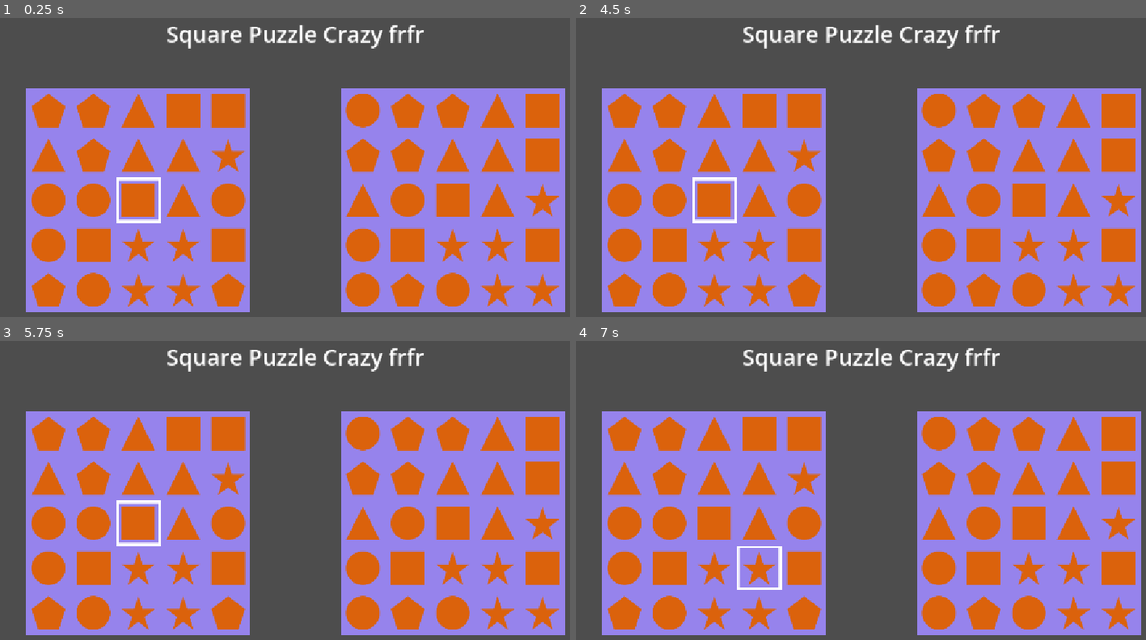
Above: before the commit, frames 1-4 (two rows, left to right).
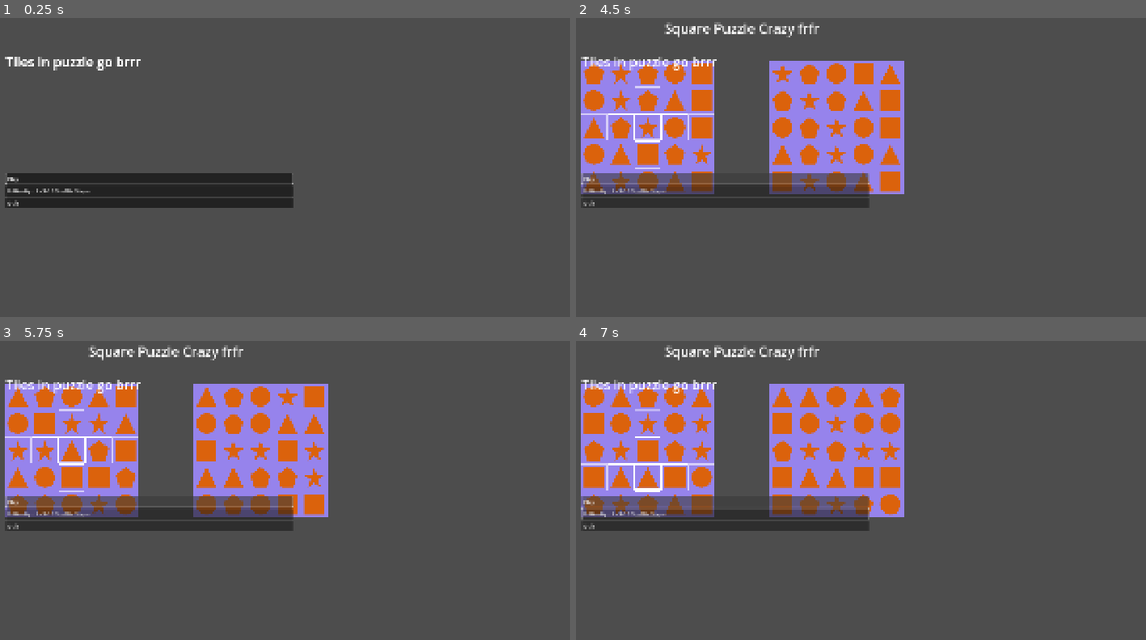
Above: after the commit, the same moments.

Repository: V3NCO/Arcade-Puzzle
Game: Godot game, scene res://Scenes/SceneManager.tscn
Two runs of this game, one before a commit and one after it. Both use one fixed random seed, a clock stepped at 60 frames per second and the inputs below. Before the commit the project starts from res://Scenes/Ingame_Menu.tscn.
Inputs (mouse positions are in pixels of both pictures, inside the frame that each line leads up to):
- Up to frame 1 (0.25 s): no input
- Up to frame 2 (4.5 s): click (724, 191) at 0.5 s, where only the run after the commit has a clickable "Difficulty : 1 - 3-15 Shuffle…"; click (724, 191) at 1.25 s, where only the run after the commit has a clickable "Difficulty : 2 - 15-25 Shuffl…"; click (724, 191) at 2 s, where only the run after the commit has a clickable "Difficulty : 3 - 25-50 Shuffl…"; click (724, 191) at 2.75 s, where only the run after the commit has a clickable "Difficulty : 4 - 50-100 Shuff…"; click (724, 191) at 3.5 s, where only the run after the commit has a clickable "Difficulty : 5 - 200-1000 Shu…"; click (724, 179) at 4.25 s, where only the run after the commit has a clickable "Play"
- Up to frame 3 (5.75 s): click (148, 502) at 5 s, where only the run after the commit has a clickable "Play"
- Up to frame 4 (7 s): tap Enter at 5.75 s; hold Right (move_cursor_right) 5.78-6.53 s; tap Space at 6.5 s; hold Down (move_cursor_down) from 6.53 s (still down)

The runs differ from the first frame. In frame 1, 62% of the frame differs, in the area x 0-100%, y 2-99%; in frame 2, 67%, in the area x 0-100%, y 1-99%; in frame 3, 67%; in frame 4, 67%.

Commit message:
Broken stuff

Diff:
--- a/Scenes/Ingame_Menu.tscn
+++ b/Scenes/Ingame_Menu.tscn
@@ -1,6 +1,7 @@
-[gd_scene load_steps=7 format=3 uid="uid://bum60vuk0axb6"]
+[gd_scene load_steps=8 format=3 uid="uid://bum60vuk0axb6"]
 
-[ext_resource type="Script" uid="uid://dkjc8gnlc0g6i" path="res://Scenes/cursor.gd" id="1_322e4"]
+[ext_resource type="Script" uid="uid://dkjc8gnlc0g6i" path="res://Scripts/cursor.gd" id="1_322e4"]
+[ext_resource type="Script" uid="uid://b3q0wtnur1hlr" path="res://Scripts/ingame_menu.gd" id="1_i5q0d"]
 [ext_resource type="TileSet" uid="uid://cjuhwb3yscdf4" path="res://TileSet/tilescrazy.tres" id="1_mrwon"]
 [ext_resource type="TileSet" uid="uid://v6jcm16cqd11" path="res://TileSet/tiles_select.tres" id="1_q1ltg"]
 [ext_resource type="Script" uid="uid://exwn140fa7is" path="res://Scripts/tile_map_layer.gd" id="2_mrwon"]
@@ -11,6 +12,7 @@
 font_size = 40
 
 [node name="Node2D" type="Node2D"]
+script = ExtResource("1_i5q0d")
 
 [node name="Control" type="Control" parent="."]
 layout_mode = 3
@@ -69,5 +71,6 @@
 tile_set = ExtResource("1_mrwon")
 script = ExtResource("2_mrwon")
 
+[connection signal="start_game" from="." to="Display" method="_on_start_game"]
 [connection signal="grid_horizontal" from="Cursor" to="Display" method="_on_move_grid_horizontal"]
 [connection signal="grid_vertical" from="Cursor" to="Display" method="_on_move_grid_vertical"]
--- /dev/null
+++ b/Scenes/Menu.tscn
@@ -0,0 +1,69 @@
+[gd_scene load_steps=3 format=3 uid="uid://cc3andqk6n1vm"]
+
+[ext_resource type="Script" uid="uid://c5m5f2lm5quv4" path="res://Scripts/play_button.gd" id="1_3kf3n"]
+[ext_resource type="Script" uid="uid://b03t0ssmatd7r" path="res://Scripts/menu.gd" id="1_syfuq"]
+
+[node name="Control" type="Control"]
+layout_mode = 3
+anchors_preset = 15
+anchor_right = 1.0
+anchor_bottom = 1.0
+grow_horizontal = 2
+grow_vertical = 2
+
+[node name="MarginContainer" type="MarginContainer" parent="."]
+layout_mode = 0
+offset_right = 1909.0
+offset_bottom = 1077.0
+theme_override_constants/margin_left = 100
+theme_override_constants/margin_top = 100
+theme_override_constants/margin_right = 100
+theme_override_constants/margin_bottom = 100
+
+[node name="HBoxContainer" type="HBoxContainer" parent="MarginContainer"]
+layout_mode = 2
+alignment = 1
+
+[node name="VBoxContainer" type="VBoxContainer" parent="MarginContainer/HBoxContainer"]
+layout_mode = 2
+size_flags_horizontal = 3
+
+[node name="RichTextLabel" type="RichTextLabel" parent="MarginContainer/HBoxContainer/VBoxContainer"]
+layout_mode = 2
+size_flags_vertical = 3
+theme_override_font_sizes/mono_font_size = 9
+theme_override_font_sizes/normal_font_size = 39
+text = "Tiles in puzzle go brrr"
+tab_size = 11
+
+[node name="VBoxContainer" type="VBoxContainer" parent="MarginContainer/HBoxContainer/VBoxContainer"]
+layout_mode = 2
+size_flags_vertical = 3
+size_flags_stretch_ratio = 1.45
+script = ExtResource("1_syfuq")
+
+[node name="PlayButton" type="Button" parent="MarginContainer/HBoxContainer/VBoxContainer/VBoxContainer"]
+layout_mode = 2
+size_flags_vertical = 4
+size_flags_stretch_ratio = 2.14
+text = "Play"
+alignment = 0
+script = ExtResource("1_3kf3n")
+
+[node name="Difficulty" type="Button" parent="MarginContainer/HBoxContainer/VBoxContainer/VBoxContainer"]
+layout_mode = 2
+text = "Difficulty : 1 - 3-15 Shuffle Steps"
+alignment = 0
+
+[node name="Quit" type="Button" parent="MarginContainer/HBoxContainer/VBoxContainer/VBoxContainer"]
+layout_mode = 2
+text = "Quit"
+alignment = 0
+
+[node name="CenterContainer" type="CenterContainer" parent="MarginContainer/HBoxContainer"]
+layout_mode = 2
+size_flags_horizontal = 3
+
+[connection signal="pressed" from="MarginContainer/HBoxContainer/VBoxContainer/VBoxContainer/PlayButton" to="MarginContainer/HBoxContainer/VBoxContainer/VBoxContainer" method="_on_play_button_pressed"]
+[connection signal="pressed" from="MarginContainer/HBoxContainer/VBoxContainer/VBoxContainer/Difficulty" to="MarginContainer/HBoxContainer/VBoxContainer/VBoxContainer" method="_on_difficulty_pressed"]
+[connection signal="pressed" from="MarginContainer/HBoxContainer/VBoxContainer/VBoxContainer/Quit" to="MarginContainer/HBoxContainer/VBoxContainer/VBoxContainer" method="_quit_button"]
--- /dev/null
+++ b/Scenes/SceneManager.tscn
@@ -0,0 +1,6 @@
+[gd_scene load_steps=2 format=3 uid="uid://caiyecvdwytcb"]
+
+[ext_resource type="Script" uid="uid://cwcaj8bpm8kgn" path="res://Scripts/scene_manager.gd" id="1_yueht"]
+
+[node name="Node2D" type="Node2D"]
+script = ExtResource("1_yueht")
--- a/Scenes/cursor.gd
+++ /dev/null
@@ -1,25 +0,0 @@
-extends TileMapLayer
-var cursor_pos_1 = 2
-var cursor_pos_2 = 2
-
-# func _ready():
-signal grid_vertical
-signal grid_horizontal
-
-
-func _process(delta):
-	clear()
-	set_cell(Vector2i(cursor_pos_1, cursor_pos_2), 1, Vector2i(0, 0))
-	if Input.is_action_just_pressed("move_cursor_up"): if cursor_pos_2 > 0: cursor_pos_2 -= 1
-	if Input.is_action_just_pressed("move_cursor_down"): if cursor_pos_2 < 4: cursor_pos_2 += 1
-	if Input.is_action_just_pressed("move_cursor_left"): if cursor_pos_1 > 0: cursor_pos_1 -= 1
-	if Input.is_action_just_pressed("move_cursor_right"): if cursor_pos_1 < 4: cursor_pos_1 += 1
-
-	if Input.is_action_just_pressed("move_grid_down"):
-		grid_vertical.emit(cursor_pos_1, "down")
-	if Input.is_action_just_pressed("move_grid_right"):
-		grid_horizontal.emit(cursor_pos_2, "right")
-	if Input.is_action_just_pressed("move_grid_left"):
-		grid_horizontal.emit(cursor_pos_2, "left")
-	if Input.is_action_just_pressed("move_grid_up"):
-		grid_vertical.emit(cursor_pos_1, "up")
--- /dev/null
+++ b/Scripts/cursor.gd
@@ -0,0 +1,44 @@
+extends TileMapLayer
+var cursor_pos_1 = 2
+var cursor_pos_2 = 2
+
+# func _ready():
+signal grid_vertical
+signal grid_horizontal
+
+
+func _process(delta):
+	clear()
+	set_cell(Vector2i(cursor_pos_1, cursor_pos_2), 1, Vector2i(0, 0))
+	# Diffusion on the right
+	for n in range(4):
+		if cursor_pos_1+n+1 <= 4:
+			set_cell(Vector2i(cursor_pos_1+n+1, cursor_pos_2), 1, Vector2i((n+1), 0))
+
+	# Diffusion on the left
+	for n in range(4):
+		if cursor_pos_1-(n+1) >= 0:
+			set_cell(Vector2i(cursor_pos_1-(n+1), cursor_pos_2), 1, Vector2i((n+1), 0))
+
+	# Diffusion on the bottom
+	for n in range(4):
+		if cursor_pos_2+n+1 <= 4:
+			set_cell(Vector2i(cursor_pos_1, cursor_pos_2+n+1), 1, Vector2i((n+1), 0))
+
+	# Diffusion on the left
+	for n in range(4):
+		if cursor_pos_2-(n+1) >= 0:
+			set_cell(Vector2i(cursor_pos_1, cursor_pos_2-(n+1)), 1, Vector2i((n+1), 0))
+
+	# Cursor movements
+	if Input.is_action_just_pressed("move_cursor_up"): if cursor_pos_2 > 0: cursor_pos_2 -= 1
+	if Input.is_action_just_pressed("move_cursor_down"): if cursor_pos_2 < 4: cursor_pos_2 += 1
+	if Input.is_action_just_pressed("move_cursor_left"): if cursor_pos_1 > 0: cursor_pos_1 -= 1
+	if Input.is_action_just_pressed("move_cursor_right"): if cursor_pos_1 < 4: cursor_pos_1 += 1
+
+
+	# Grid Movements (Only 2 inputs for controller)
+	if Input.is_action_just_pressed("move_grid_down"): grid_vertical.emit(cursor_pos_1, "down")
+	if Input.is_action_just_pressed("move_grid_right"): grid_horizontal.emit(cursor_pos_2, "right")
+	if Input.is_action_just_pressed("move_grid_left"): grid_horizontal.emit(cursor_pos_2, "left")
+	if Input.is_action_just_pressed("move_grid_up"): grid_vertical.emit(cursor_pos_1, "up")
--- /dev/null
+++ b/Scripts/ingame_menu.gd
@@ -0,0 +1,8 @@
+extends Node2D
+
+var difficulty = 1
+signal start_game
+
+func _ready():
+	print("ready")
+	start_game.emit(difficulty)
--- /dev/null
+++ b/Scripts/menu.gd
@@ -0,0 +1,34 @@
+extends VBoxContainer
+
+
+var difficulty = 1
+@onready var diff_btn = $Difficulty
+signal ask_start
+
+func _ready():
+	diff_btn.text = "Difficulty : 1 - 3-15 Shuffle Steps"
+
+
+
+func _on_difficulty_pressed() -> void:
+	if difficulty < 5:
+		difficulty += 1
+	else: difficulty = 1
+	if difficulty == 1:
+		diff_btn.text = "Difficulty : 1 - 3-15 Shuffle Steps"
+	elif difficulty == 2:
+		diff_btn.text = "Difficulty : 2 - 15-25 Shuffle Steps"
+	elif difficulty == 3:
+		diff_btn.text = "Difficulty : 3 - 25-50 Shuffle Steps"
+	elif difficulty == 4:
+		diff_btn.text = "Difficulty : 4 - 50-100 Shuffle Steps"
+	elif difficulty == 5:
+		diff_btn.text = "Difficulty : 5 - 200-1000 Shuffle Steps"
+
+
+func _on_play_button_pressed() -> void:
+	SceneManager.scene_switch("res://Scenes/Ingame_Menu.tscn" ,difficulty)
+
+
+func _quit_button() -> void:
+	get_tree().quit()
--- /dev/null
+++ b/Scripts/play_button.gd
@@ -0,0 +1,4 @@
+extends Button
+
+func _ready() -> void:
+	grab_focus()
--- /dev/null
+++ b/Scripts/scene_manager.gd
@@ -0,0 +1,18 @@
+extends Node2D
+
+var current_scene_instance = null
+
+func _ready() -> void:
+	scene_switch("res://Scenes/Menu.tscn", 1)
+
+func scene_switch(scene, difficulty: int):
+	if current_scene_instance != null:
+		current_scene_instance.queue_free()
+
+	var new_scene = load(scene)
+	current_scene_instance = new_scene.instantiate()
+
+	if scene == "res://Scenes/Ingame_Menu.tscn":
+		current_scene_instance.difficulty = difficulty
+
+	add_child(current_scene_instance)
--- a/Scripts/tile_map_layer.gd
+++ b/Scripts/tile_map_layer.gd
@@ -2,9 +2,9 @@
 
 @onready var title = $"../Control/Label"
 
-func _ready():
+func _on_start_game(diff):
 	init()
-	shuffle(1)
+	shuffle(diff)
 
 func init():
 	# Set numbers so that we get 5 of each shape
@@ -38,26 +38,19 @@
 	elif dif == 2: shuf_rang = randi_range(15, 25)
 	elif dif == 3: shuf_rang = randi_range(25, 50)
 	elif dif == 4: shuf_rang = randi_range(50, 100)
-	elif dif == 5: shuf_rang = 1
+	elif dif == 100: shuf_rang = 1
 	else: shuf_rang = randi_range(200, 1000)
-	print(shuf_rang)
 	for i in range(shuf_rang):
-		print("looped")
 		var direction = randi_range(1, 4)
-		print(direction)
 		match direction:
 			1:
 				move_column_down(randi_range(0, 4))
-				print("went down")
 			2:
 				move_column_up(randi_range(0, 4))
-				print("went up")
 			3:
 				move_line_left(randi_range(0, 4), 0)
-				print("went left")
 			4:
 				move_line_right(randi_range(0, 4), 0)
-				print("went right")
 
 func move_column_up(col):
 	var temp = get_cell_atlas_coords(Vector2i(col, 0))[0]
@@ -66,6 +59,7 @@
 	set_cell(Vector2i(col, 2), 1, Vector2i(get_cell_atlas_coords(Vector2i(col, 3))[0], 0), 0)
 	set_cell(Vector2i(col, 3), 1, Vector2i(get_cell_atlas_coords(Vector2i(col, 4))[0], 0), 0)
 	set_cell(Vector2i(col, 4), 1, Vector2i(temp, 0), 0)
+	print("went up at column : " + str(col))
 	check_squares(0, 0, 7, 0)
 
 func move_column_down(col):
@@ -75,6 +69,7 @@
 	set_cell(Vector2i(col, 2), 1, Vector2i(get_cell_atlas_coords(Vector2i(col, 1))[0], 0), 0)
 	set_cell(Vector2i(col, 1), 1, Vector2i(get_cell_atlas_coords(Vector2i(col, 0))[0], 0), 0)
 	set_cell(Vector2i(col, 0), 1, Vector2i(temp, 0), 0)
+	print("went down at column : " + str(col))
 	check_squares(0, 0, 7, 0)
 
 func move_line_left(line, relcol):
@@ -84,6 +79,7 @@
 	set_cell(Vector2i(relcol+2, line), 1, Vector2i(get_cell_atlas_coords(Vector2i(relcol+3, line))[0], 0), 0)
 	set_cell(Vector2i(relcol+3, line), 1, Vector2i(get_cell_atlas_coords(Vector2i(relcol+4, line))[0], 0), 0)
 	set_cell(Vector2i(relcol+4, line), 1, Vector2i(temp, 0), 0)
+	print("went left at line : " + str(line))
 	check_squares(0, 0, 7, 0)
 
 func move_line_right(line, relcol):
@@ -93,6 +89,7 @@
 	set_cell(Vector2i(relcol+2, line), 1, Vector2i(get_cell_atlas_coords(Vector2i(relcol+1, line))[0], 0), 0)
 	set_cell(Vector2i(relcol+1, line), 1, Vector2i(get_cell_atlas_coords(Vector2i(relcol+0, line))[0], 0), 0)
 	set_cell(Vector2i(relcol+0, line), 1, Vector2i(temp, 0), 0)
+	print("went right at line : " + str(line))
 	check_squares(0, 0, 7, 0)
 
 func check_squares(originn, origino, n1, o1):
@@ -102,7 +99,6 @@
 			var square1 = get_cell_atlas_coords(Vector2i(n1+n, o1+o))
 			var square2 = get_cell_atlas_coords(Vector2i(originn+n, origino+o))
 			if not square1[0] == square2[0]:
-				print(str(square1)+str(square2))
 				win = false
 	if win == true: title.text = "You WIN !"
 
@@ -118,3 +114,8 @@
 func _on_move_grid_vertical(pos, dir) -> void:
 	if dir == "down": move_column_down(pos)
 	if dir == "up": move_column_up(pos)
+
+
+
+func _on_node_2d_start_game() -> void:
+	pass # Replace with function body.
--- a/images/vectors/select.svg
+++ b/images/vectors/select.svg
@@ -2,7 +2,7 @@
 <rect x="2.5" y="2.5" width="75" height="75" stroke="white" stroke-width="5"/>
 <rect x="82" y="2" width="76" height="76" stroke="white" stroke-width="4"/>
 <rect x="82" y="2" width="76" height="76" stroke="white" stroke-opacity="0.8" stroke-width="4"/>
-<rect x="161.5" y="1.5" width="77" height="77" stroke="white" stroke-opacity="0.6" stroke-width="3"/>
-<rect x="241" y="1" width="78" height="78" stroke="white" stroke-opacity="0.4" stroke-width="2"/>
-<rect x="320.5" y="0.5" width="79" height="79" stroke="white" stroke-opacity="0.2"/>
+<rect x="162" y="2" width="76" height="76" stroke="white" stroke-opacity="0.6" stroke-width="4"/>
+<rect x="242" y="2" width="76" height="76" stroke="white" stroke-opacity="0.4" stroke-width="4"/>
+<rect x="322" y="2" width="76" height="76" stroke="white" stroke-opacity="0.2" stroke-width="4"/>
 </svg>
--- a/project.godot
+++ b/project.godot
@@ -11,18 +11,20 @@
 [application]
 
 config/name="Arcade Puzzle"
-run/main_scene="uid://bum60vuk0axb6"
+run/main_scene="uid://caiyecvdwytcb"
 config/features=PackedStringArray("4.4", "GL Compatibility")
 config/icon="res://icon.svg"
 
+[autoload]
+
+SceneManager="*res://Scripts/scene_manager.gd"
+
 [display]
 
-window/size/resizable=false
+window/size/viewport_width=1920
+window/size/viewport_height=1080
+window/size/mode=4
 window/stretch/mode="canvas_items"
-
-[editor_plugins]
-
-enabled=PackedStringArray("res://addons/godot_super-wakatime/plugin.cfg")
 
 [input]
 
Renamed: Scenes/cursor.gd.uid -> Scripts/cursor.gd.uid
Not shown, added: Scripts/ingame_menu.gd.uid
Not shown, added: Scripts/menu.gd.uid
Not shown, added: Scripts/play_button.gd.uid
Not shown, added: Scripts/scene_manager.gd.uid
Not shown, changed: export_presets.cfg
